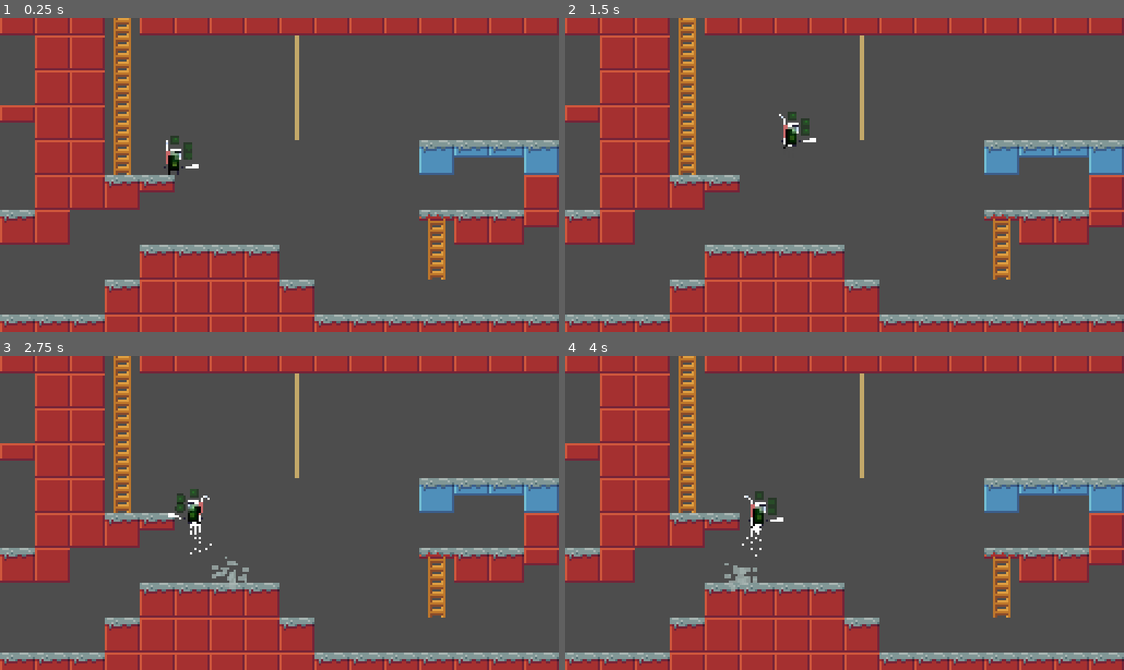
Above: before the commit, frames 1-4 (two rows, left to right).
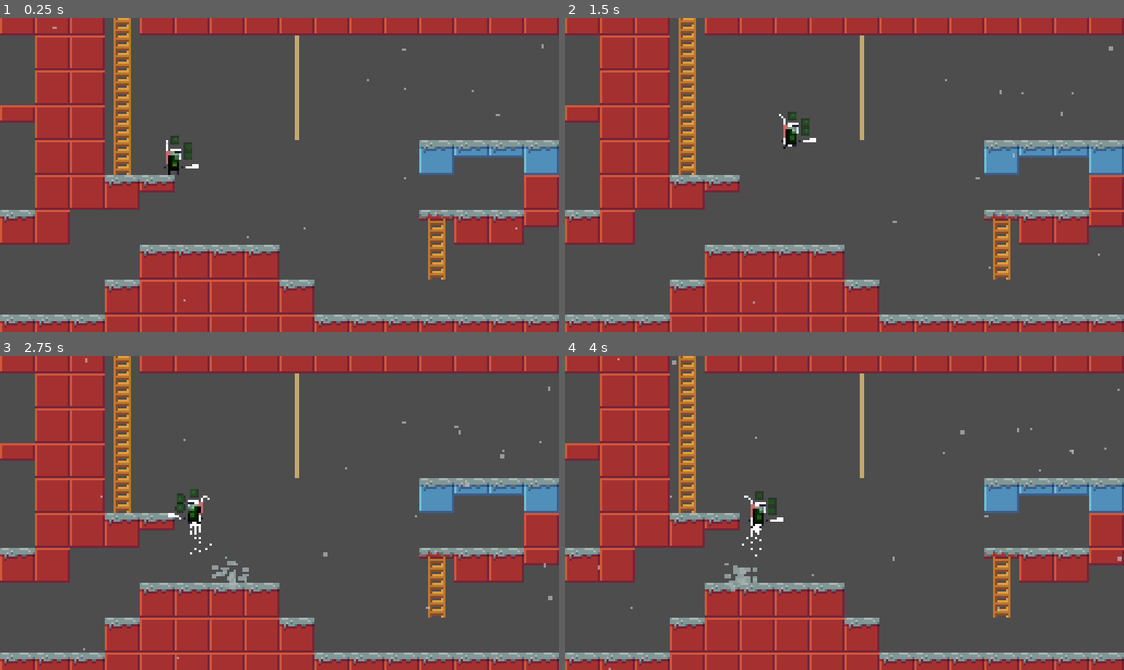
Above: after the commit, the same moments.

Repository: ShalinLathigra/pedantic-rat
Game: Godot game, scene res://Scenes/main.tscn
The game is run twice, just before and just after one commit, with the same random seed, the same clock (stepped at 60 frames per second) and the same inputs. The engine's default icon, where the game draws it, is replaced by a stand-in: a white triangle on a blue panel in a dark square.
Inputs (mouse positions are in pixels of both pictures, inside the frame that each line leads up to):
- Up to frame 1 (0.25 s): no input
- Up to frame 2 (1.5 s): tap Enter at 0.5 s; move the mouse to (967, 159) at 0.52 s; hold D (right) 0.53-1.25 s; hold Space (space) 0.53-1.25 s; click (967, 159) at 0.67 s; drag from (732, 190) to (861, 105) at 1.27 s
- Up to frame 3 (2.75 s): move the mouse to (335, 443) at 2.02 s; hold A (left) from 2.03 s (still down); hold Space (space) from 2.03 s (still down)
- Up to frame 4 (4 s): release A (left) at 2.75 s; release Space (space) at 2.75 s; drag from (816, 575) to (743, 500) at 2.77 s; move the mouse to (1012, 560) at 3.52 s; hold D (right) from 3.53 s (still down); hold Space (space) from 3.53 s (still down); tap W (mantle) at 3.6 s

The runs differ from the first frame. In frame 1, less than 0.1% of the frame differs, in the area x 9-98%, y 2-91%; in frame 2, less than 0.1%; in frame 3, 0.1%, in the area x 14-99%, y 0-97%; in frame 4, 0.1%.

Commit message:
End of first pass visual tweaks, focus on initial particle effects, audio, and tone.
Adds:
	- Background track
	- SFX for all basic operations
		- Run
		- Land
		- Climb
		- Rope Swing
	- Particle effects to compliment the ashy tiles

Diff:
--- a/HoarderJones/Hero/Hero.tscn
+++ b/HoarderJones/Hero/Hero.tscn
@@ -54,6 +54,25 @@
 "update": 0,
 "values": [Vector2(10, -16), Vector2(10, -16), Vector2(10, -16), Vector2(10, -16)]
 }
+tracks/2/type = "audio"
+tracks/2/imported = false
+tracks/2/enabled = true
+tracks/2/path = NodePath("Animator/AudioPlayer")
+tracks/2/interp = 1
+tracks/2/loop_wrap = true
+tracks/2/keys = {
+"clips": [{
+"end_offset": 0.0,
+"start_offset": 0.0,
+"stream": ExtResource("5_aw3f1")
+}, {
+"end_offset": 0.0,
+"start_offset": 0.0,
+"stream": ExtResource("5_aw3f1")
+}],
+"times": PackedFloat32Array(0, 0.4)
+}
+tracks/2/use_blend = true
 
 [sub_resource type="Animation" id="Animation_2d14p"]
 length = 0.4
@@ -536,7 +555,7 @@
 texture = ExtResource("1_xk5an")
 offset = Vector2(10, -16)
 region_enabled = true
-region_rect = Rect2(4096, 0, 128, 64)
+region_rect = Rect2(0, 0, 128, 64)
 script = ExtResource("4_04y6s")
 core = NodePath("..")
 
--- a/HoarderJones/Hero/HeroStats.tres
+++ b/HoarderJones/Hero/HeroStats.tres
@@ -23,8 +23,8 @@
 jump_max_height_pixels = 26
 jump_max_ticks = 1000
 jump_min_ticks = 150
-jump_buffer_ticks = 200
-coyote_time_ticks = 350
+jump_buffer_ticks = 300
+coyote_time_ticks = 500
 fall_curve = SubResource("Curve_u0inu")
 max_fall_rate_pixels = 256
 ticks_to_max_fall_rate = 750
--- a/HoarderJones/Scenes/LevelObjects/rope_swing.tscn
+++ b/HoarderJones/Scenes/LevelObjects/rope_swing.tscn
@@ -1,7 +1,8 @@
-[gd_scene load_steps=11 format=3 uid="uid://8ost280cq5rx"]
+[gd_scene load_steps=12 format=3 uid="uid://8ost280cq5rx"]
 
 [ext_resource type="Script" path="res://Scenes/LevelObjects/RopeSwing.gd" id="1_i7we0"]
 [ext_resource type="Script" path="res://Scenes/NodeVariants/Shapes/RegionTrackingRectangleShape2D.gd" id="2_eqrky"]
+[ext_resource type="AudioStream" uid="uid://d1tnw5j58yk5o" path="res://Scenes/LevelObjects/Whoosh.wav" id="3_o621x"]
 
 [sub_resource type="RectangleShape2D" id="RectangleShape2D_wtwys"]
 size = Vector2(2, 48)
@@ -78,6 +79,21 @@
 "update": 0,
 "values": [Color(0.764706, 0.658824, 0.411765, 1), Color(0.764706, 0.658824, 0.411765, 1), Color(5, 5, 5, 1), Color(0.764706, 0.658824, 0.411765, 1)]
 }
+tracks/3/type = "audio"
+tracks/3/imported = false
+tracks/3/enabled = true
+tracks/3/path = NodePath("AudioStreamPlayer2D")
+tracks/3/interp = 1
+tracks/3/loop_wrap = true
+tracks/3/keys = {
+"clips": [{
+"end_offset": 0.0,
+"start_offset": 0.25,
+"stream": ExtResource("3_o621x")
+}],
+"times": PackedFloat32Array(0)
+}
+tracks/3/use_blend = true
 
 [sub_resource type="Animation" id="Animation_fkmb2"]
 resource_name = "SwingRightFast"
@@ -151,6 +167,21 @@
 "update": 0,
 "values": [Color(0.764706, 0.658824, 0.411765, 1), Color(0.764706, 0.658824, 0.411765, 1), Color(5, 5, 5, 1), Color(0.764706, 0.658824, 0.411765, 1)]
 }
+tracks/3/type = "audio"
+tracks/3/imported = false
+tracks/3/enabled = true
+tracks/3/path = NodePath("AudioStreamPlayer2D")
+tracks/3/interp = 1
+tracks/3/loop_wrap = true
+tracks/3/keys = {
+"clips": [{
+"end_offset": 0.0,
+"start_offset": 0.25,
+"stream": ExtResource("3_o621x")
+}],
+"times": PackedFloat32Array(0)
+}
+tracks/3/use_blend = true
 
 [sub_resource type="AnimationLibrary" id="AnimationLibrary_5fch8"]
 _data = {
@@ -197,3 +228,5 @@
 texture = SubResource("GradientTexture2D_ybyb1")
 offset = Vector2(0, 64)
 region_rect = Rect2(0, 0, 128, 128)
+
+[node name="AudioStreamPlayer2D" type="AudioStreamPlayer2D" parent="."]
--- a/HoarderJones/Scenes/main.gd
+++ b/HoarderJones/Scenes/main.gd
@@ -1,4 +1,7 @@
 extends Node2D
+
+@onready var background_player := $BackgroundPlayer2D as AudioStreamPlayer
 
 func _ready():
 	World.map = $TileMap as TileMap
+	background_player.play(0.0)
--- a/HoarderJones/Scenes/main.tscn
+++ b/HoarderJones/Scenes/main.tscn
@@ -1,9 +1,10 @@
-[gd_scene load_steps=8 format=3 uid="uid://c6yt51a1bmv2c"]
+[gd_scene load_steps=12 format=3 uid="uid://c6yt51a1bmv2c"]
 
 [ext_resource type="Script" path="res://Scenes/main.gd" id="1_lvx0p"]
 [ext_resource type="Texture2D" uid="uid://b6yentidulo8r" path="res://Assets/Tilemap.png" id="3_bj55p"]
 [ext_resource type="PackedScene" uid="uid://8ost280cq5rx" path="res://Scenes/LevelObjects/rope_swing.tscn" id="4_id0e1"]
 [ext_resource type="PackedScene" uid="uid://dqwdfwd3fwi6y" path="res://Hero/Hero.tscn" id="4_s5rju"]
+[ext_resource type="AudioStream" uid="uid://barwlipm6bc8b" path="res://Assets/dire-space-emergency.mp3" id="5_7nn0y"]
 
 [sub_resource type="TileSetAtlasSource" id="TileSetAtlasSource_v5k6r"]
 texture = ExtResource("3_bj55p")
@@ -53,6 +54,7 @@
 4:0/0/physics_layer_3/polygon_0/points = PackedVector2Array(-8, -8, 8, -8, 8, 8, -8, 8)
 4:0/0/physics_layer_3/polygon_0/one_way = true
 4:0/0/custom_data_0 = true
+5:1/next_alternative_id = 7
 5:1/0 = 0
 5:1/0/physics_layer_0/linear_velocity = Vector2(0, 0)
 5:1/0/physics_layer_0/angular_velocity = 0.0
@@ -158,11 +160,28 @@
 sources/0 = SubResource("TileSetAtlasSource_v5k6r")
 sources/1 = SubResource("TileSetScenesCollectionSource_rj5f0")
 
+[sub_resource type="Curve" id="Curve_rbh1p"]
+_data = [Vector2(0, 0), 0.0, 4.57162, 0, 1, Vector2(0.117253, 0.536036), 4.57162, 2.00622, 1, 0, Vector2(0.874372, 0.518018), -2.55694, -4.12342, 0, 1, Vector2(1, 0), -4.12342, 0.0, 1, 0]
+point_count = 4
+
+[sub_resource type="CurveTexture" id="CurveTexture_d3ta4"]
+curve = SubResource("Curve_rbh1p")
+
+[sub_resource type="ParticleProcessMaterial" id="ParticleProcessMaterial_ms6lb"]
+emission_shape = 3
+emission_box_extents = Vector3(160, 100, 1)
+particle_flag_disable_z = true
+gravity = Vector3(12, 6, 0)
+orbit_velocity_min = 0.0
+orbit_velocity_max = 0.0
+scale_max = 2.0
+scale_curve = SubResource("CurveTexture_d3ta4")
+color = Color(0.745098, 0.745098, 0.745098, 0.678431)
+turbulence_enabled = true
+turbulence_noise_strength = 5.0
+
 [node name="main" type="Node2D"]
 script = ExtResource("1_lvx0p")
-
-[node name="Camera2D" type="Camera2D" parent="."]
-position = Vector2(96, 0)
 
 [node name="TileMap" type="TileMap" parent="."]
 tile_set = SubResource("TileSet_nd4c8")
@@ -181,3 +200,16 @@
 position = Vector2(48, -8)
 rotation = 0.0152468
 collision_mask = 25
+
+[node name="Camera2D" type="Camera2D" parent="."]
+position = Vector2(96, 0)
+
+[node name="GPUParticles2D" type="GPUParticles2D" parent="Camera2D"]
+amount = 64
+process_material = SubResource("ParticleProcessMaterial_ms6lb")
+lifetime = 16.0
+preprocess = 8.0
+
+[node name="BackgroundPlayer2D" type="AudioStreamPlayer" parent="."]
+stream = ExtResource("5_7nn0y")
+volume_db = -35.0
--- a/HoarderJones/project.godot
+++ b/HoarderJones/project.godot
@@ -67,7 +67,7 @@
 drop={
 "deadzone": 0.5,
 "events": [Object(InputEventJoypadButton,"resource_local_to_scene":false,"resource_name":"","device":-1,"button_index":0,"pressure":0.0,"pressed":true,"script":null)
-, Object(InputEventKey,"resource_local_to_scene":false,"resource_name":"","device":-1,"window_id":0,"alt_pressed":false,"shift_pressed":false,"ctrl_pressed":false,"meta_pressed":false,"pressed":false,"keycode":0,"physical_keycode":83,"key_label":0,"unicode":115,"echo":false,"script":null)
+, Object(InputEventKey,"resource_local_to_scene":false,"resource_name":"","device":-1,"window_id":0,"alt_pressed":false,"shift_pressed":true,"ctrl_pressed":false,"meta_pressed":false,"pressed":false,"keycode":0,"physical_keycode":83,"key_label":0,"unicode":83,"echo":false,"script":null)
 ]
 }
 mantle={
Not shown, added: HoarderJones/Assets/dire-space-emergency.mp3.import
Binary file changed: HoarderJones/Hero/Hero.png
Not shown: 1 places in HoarderJones/Hero/Hero.tscn that only renumber resources
Not shown: 1 places in HoarderJones/Scenes/EntityComponents/Particles/dust_gradient.tres that only renumber resources
Not shown: 1 places in HoarderJones/Scenes/EntityComponents/Particles/landing_particles_2d.tscn that only renumber resources
Not shown, added: HoarderJones/Scenes/LevelObjects/Whoosh.wav.import
Not shown, changed: HoarderJones/Assets/Sources.md
Not shown, added: HoarderJones/Assets/dire-space-emergency.mp3
Not shown, added: HoarderJones/Scenes/LevelObjects/Whoosh.wav
